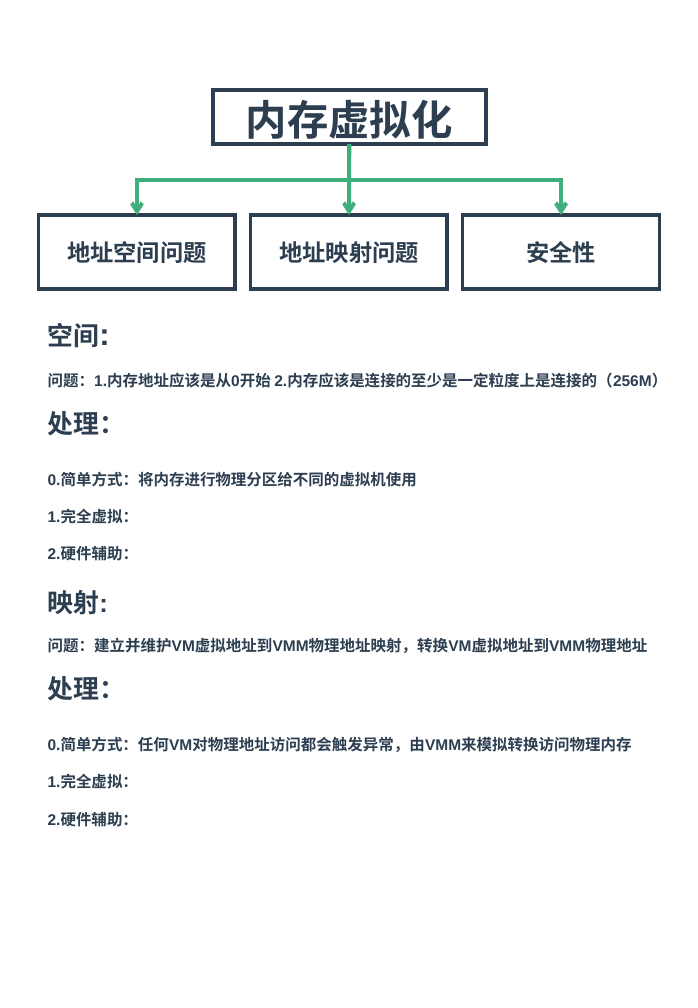
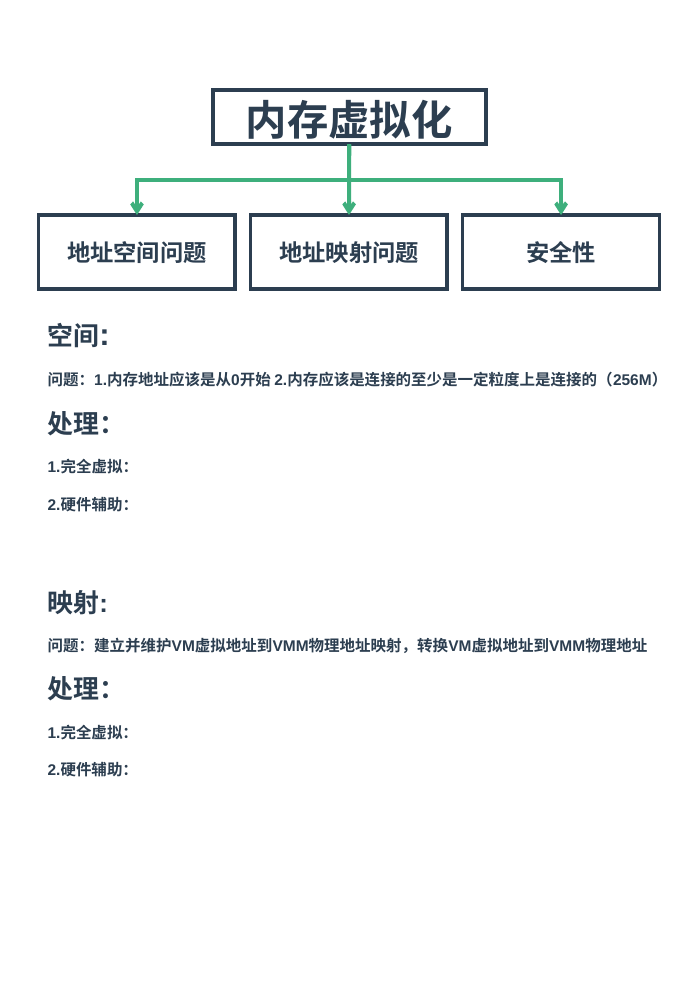
Before and after one commit to zaiqiang-dong/zaiqiang, a slide deck: slide 8 of picture/vitrualization/vitrualization.pptx (slide 15 before the commit). Drawn at 698x1008 pixels with LibreOffice and Linux fonts; fonts in the diff are those of the drawing. Boxes give left, top, right and bottom in pixels: in the first picture for what was removed or moved away, otherwise in the second. Text is boxed around its words. In the diff, an @@ line names an element or a change of style, - is before the commit and + after.

```diff
--- a/picture/vitrualization/vitrualization.pptx
+++ b/picture/vitrualization/vitrualization.pptx
@@ text at <box>48,472,417,488</box>: paragraph removed @@
-0.简单方式：将内存进行物理分区给不同的虚拟机使用
@@ text at <box>48,738,632,754</box>: paragraph removed @@
-0.简单方式：任何VM对物理地址访问都会触发异常，由VMM来模拟转换访问物理内存
```
Also in this commit, not shown: 11 other slides changed, 21 slides added, 9 slides removed, 14 other files.
